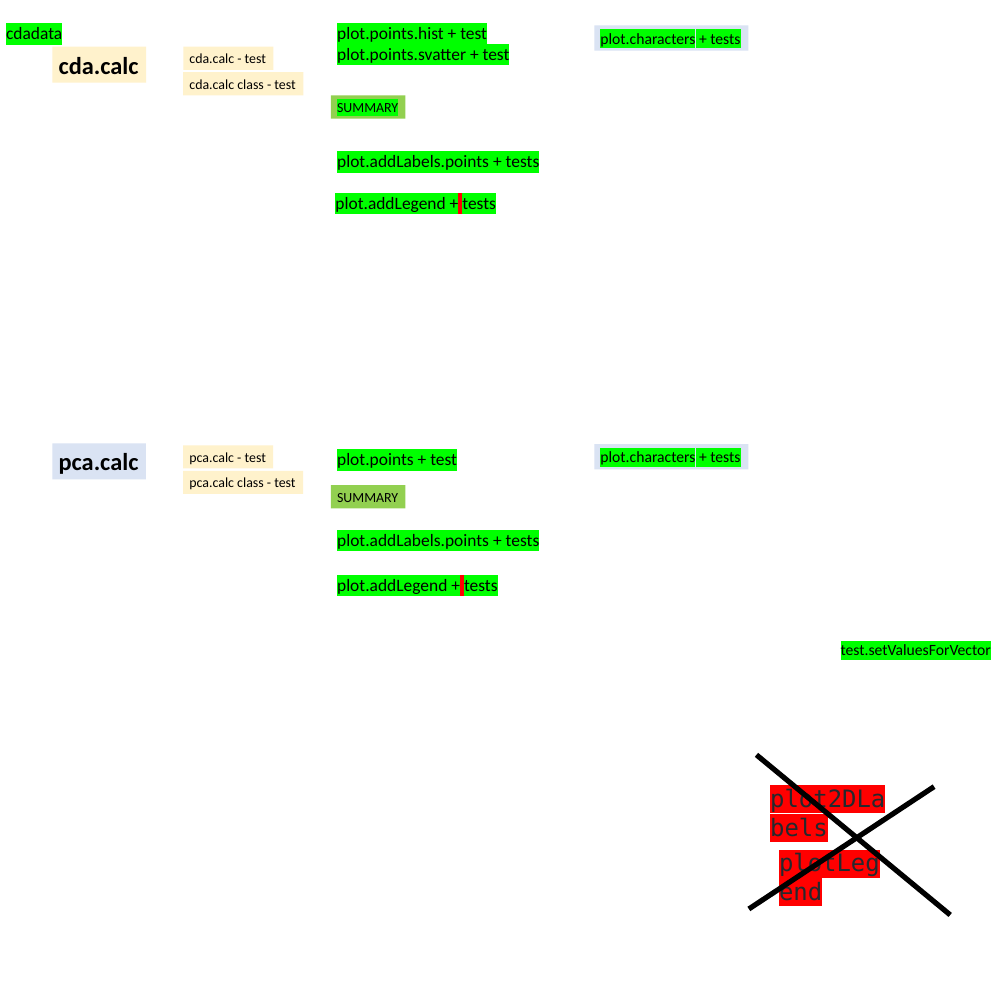
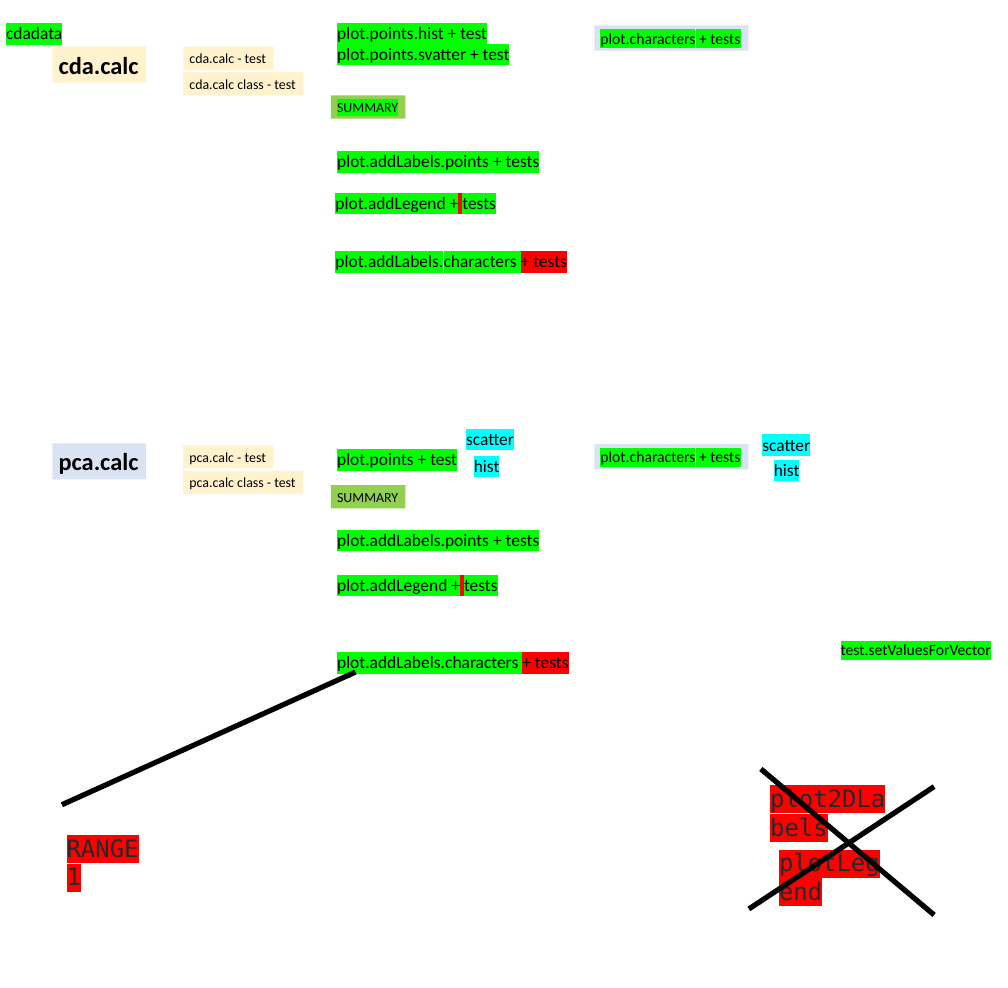
Before and after one commit to MarekSlenker/MorphoTools2, a slide deck: slide 3 of struktura kniznice.pptx. Drawn at 1008x988 pixels with LibreOffice and Linux fonts; fonts in the diff are those of the drawing. Boxes give left, top, right and bottom in pixels: in the first picture for what was removed or moved away, otherwise in the second. Text is boxed around its words. In the diff, an @@ line names an element or a change of style, - is before the commit and + after.

Commit message:
testy plot character + povolena len 1 os pri hist

```diff
--- a/struktura kniznice.pptx
+++ b/struktura kniznice.pptx
@@ text added at (335, 253, 567, 272), 20 pt, text #000000 @@
+plot.addLabels.characters + tests
@@ text added at (466, 434, 514, 445), 20 pt, text #000000 @@
+scatter
@@ text added at (762, 440, 810, 451), 20 pt, text #000000 @@
+scatter
@@ text added at (474, 458, 500, 477), 20 pt, text #000000 @@
+hist
@@ text added at (774, 462, 800, 481), 20 pt, text #000000 @@
+hist
@@ text added at (337, 656, 569, 673), 20 pt, text #000000 @@
+plot.addLabels.characters + tests
@@ line added from (62, 804) to (355, 672), #000000 6 pt @@
@@ line moved from (950, 915) - (756, 755) to (934, 915) - (761, 769) @@
@@ text added at (67, 839, 139, 885), 27.5 pt, text #24292E @@
+RANGE 1
```
Also in this commit, not shown: 21 other files.
